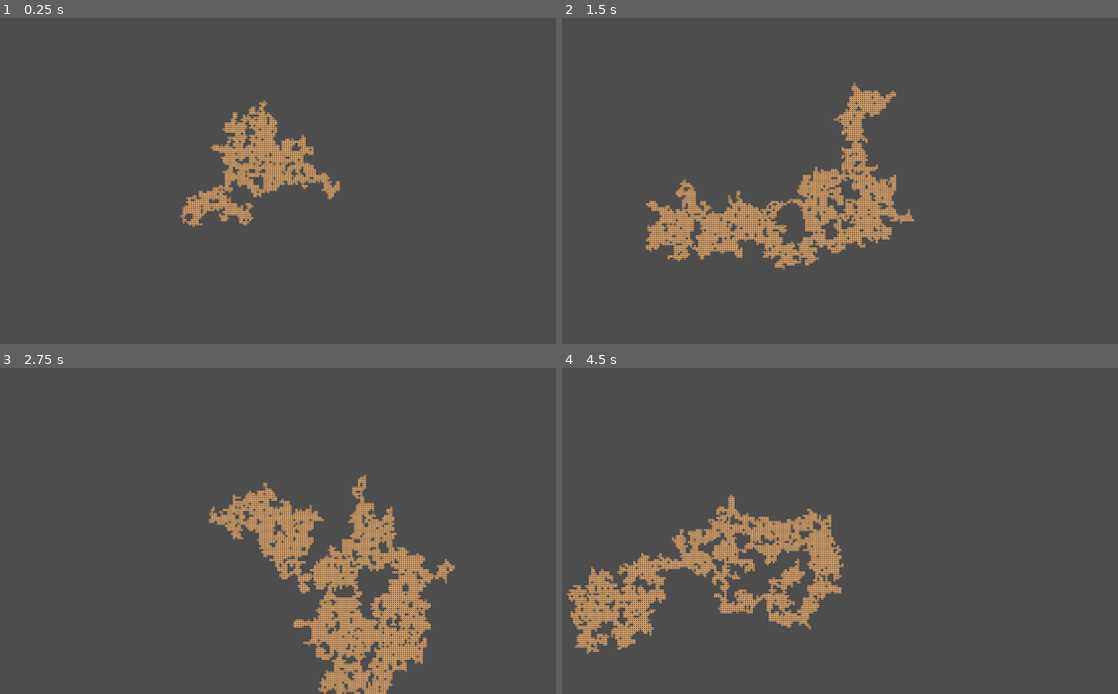
Above: before the commit, frames 1-4 (two rows, left to right).
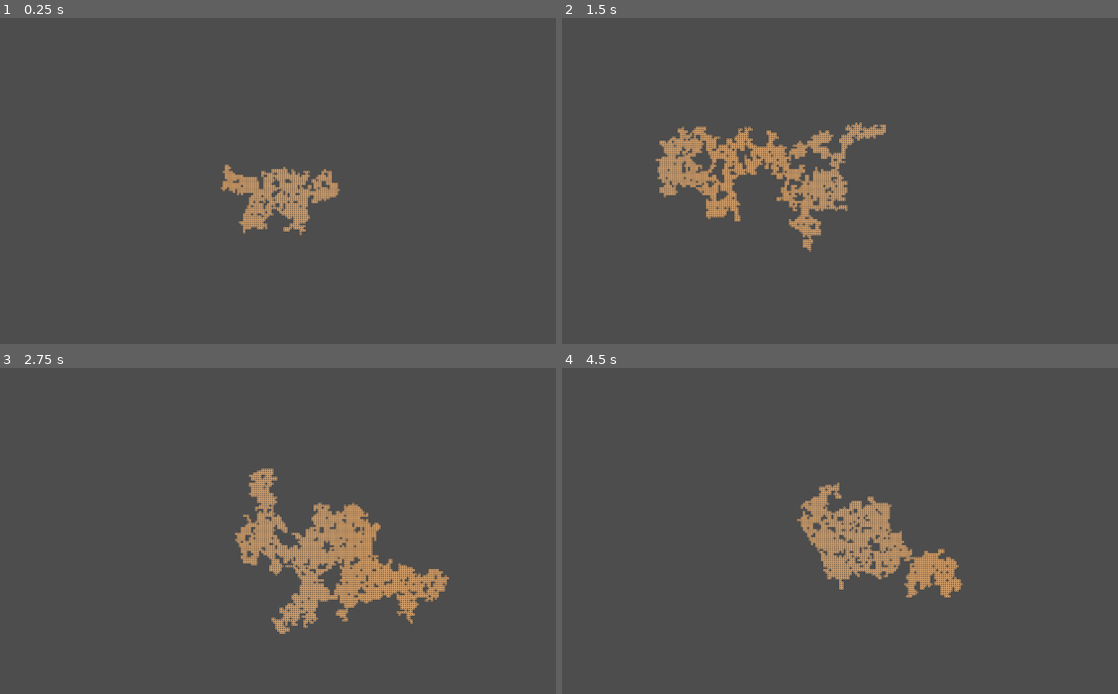
Above: after the commit, the same moments.

Repository: TreacherousDev/Treacherous
Game: Godot game, scene res://main/map_generator/map_generator.tscn
Two runs of this game, one before a commit and one after it. Both use one fixed random seed, a clock stepped at 60 frames per second and the inputs below.
Inputs (mouse positions are in pixels of both pictures, inside the frame that each line leads up to):
- Up to frame 1 (0.25 s): no input
- Up to frame 2 (1.5 s): tap Enter (ui_accept) at 0.5, 0.77 s; move the mouse to (956, 164) at 0.52 s; hold Up (ui_up) 0.53-1.28 s; click (956, 164) at 0.67 s; move the mouse to (712, 197) at 1.27 s
- Up to frame 3 (2.75 s): tap Enter (ui_accept) at 1.52 s; move the mouse to (322, 459) at 2.02 s; hold Up (ui_up) from 2.03 s (still down)
- Up to frame 4 (4.5 s): move the mouse to (795, 596) at 2.77 s; click (795, 596) at 2.92 s; tap Enter (ui_accept) at 3.02, 3.77 s; move the mouse to (1001, 579) at 3.52 s; release Up (ui_up) at 3.53 s; move the mouse to (650, 482) at 4.27 s

The runs differ from the first frame. In frame 1, 3.9% of the frame differs, in the area x 32-62%, y 25-67%; in frame 2, 9.5%; in frame 3, 9.4%; in frame 4, 9.7%, in the area x 0-73%, y 35-88%.

Commit message:
more fixes

Diff:
--- a/main/map_generator/map_generator.gd
+++ b/main/map_generator/map_generator.gd
@@ -278,7 +278,7 @@
 	#disable spawning closing rooms if there are few spawnable rooms on the next iteration
 #	if tiles_expected_next_iteration < 6:
 #		delete_room_from_pool(parent_direction, room_selection)
-	if tiles_expected_next_iteration > pow(tile_count, 1/3) * 20:
+	if tiles_expected_next_iteration > pow(tile_count, 1/3) * 15:
 		force_spawn_closing_room(parent_direction, room_selection)
 #	if cell.x > 3:
 #		force_spawn_closing_room(parent_direction)
@@ -365,7 +365,7 @@
 				room_to_open = find_room_to_open(from_max_depth)
 				from_max_depth -= 1
 		expand_modes.MIN:
-			var from_min_depth: int = 1
+			var from_min_depth: int = expandable_closing_rooms_by_depth.keys()[0]
 			while room_to_open == Vector2i.ZERO:
 				room_to_open = find_room_to_open(from_min_depth)
 				from_min_depth += 1
@@ -425,6 +425,9 @@
 #this is a very cheap way to update the available open directions of every expandable closing room as we only update those
 #that are direct neighbors of recently to-be-added rooms
 func update_neighbor_closing_room(neighbor):
+	var opening_count = get_wall_openings(neighbor).size()
+	if opening_count >= 2:
+		return #
 	var depth = cell_depth[neighbor]
 	expandable_closing_rooms_by_depth[depth].erase(neighbor)
 	if expandable_closing_rooms_by_depth[depth].size() == 0:
@@ -441,7 +444,5 @@
 			return #depth batch of closing room does not have any expandable closing rooms
 		if !expandable_closing_rooms_by_depth[depth].has(neighbor):
 			return #is a closing room but is not expandable
-		var opening_count = get_wall_openings(neighbor).size()
-		if opening_count > 2:
-			return #
+		#run this for every neighbor expandable closing room
 		update_neighbor_closing_room(neighbor)
--- a/main/map_generator/map_generator.tscn
+++ b/main/map_generator/map_generator.tscn
@@ -10,9 +10,9 @@
 cell_quadrant_size = 80
 format = 2
 script = ExtResource("2_uhxcg")
-max_tiles = 10000
+max_tiles = 100000
 draw_path = NodePath("DrawPath")
-batch_size = 6
+batch_size = 5
 expand_mode = 2
 
 [node name="Camera2D" type="Camera2D" parent="."]
